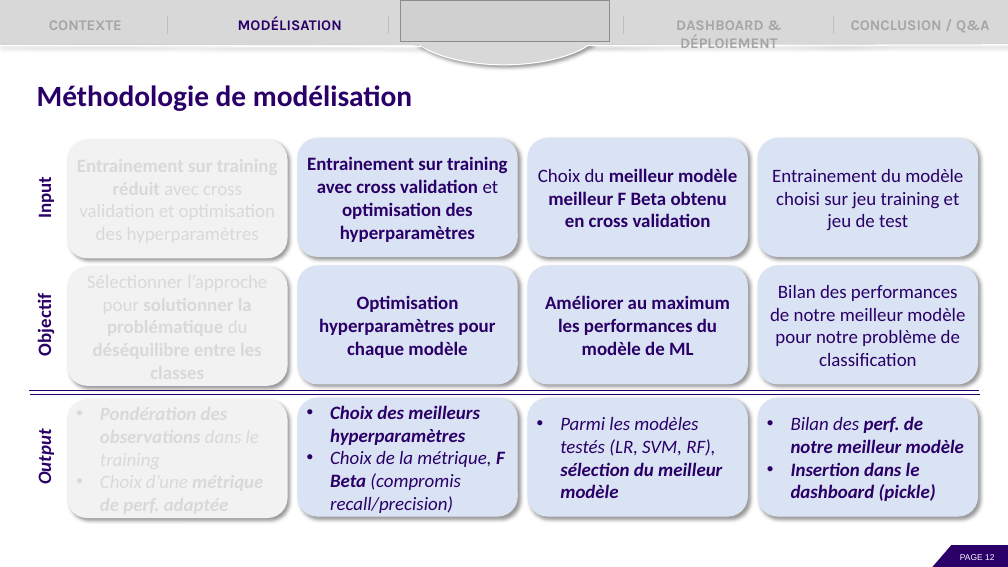
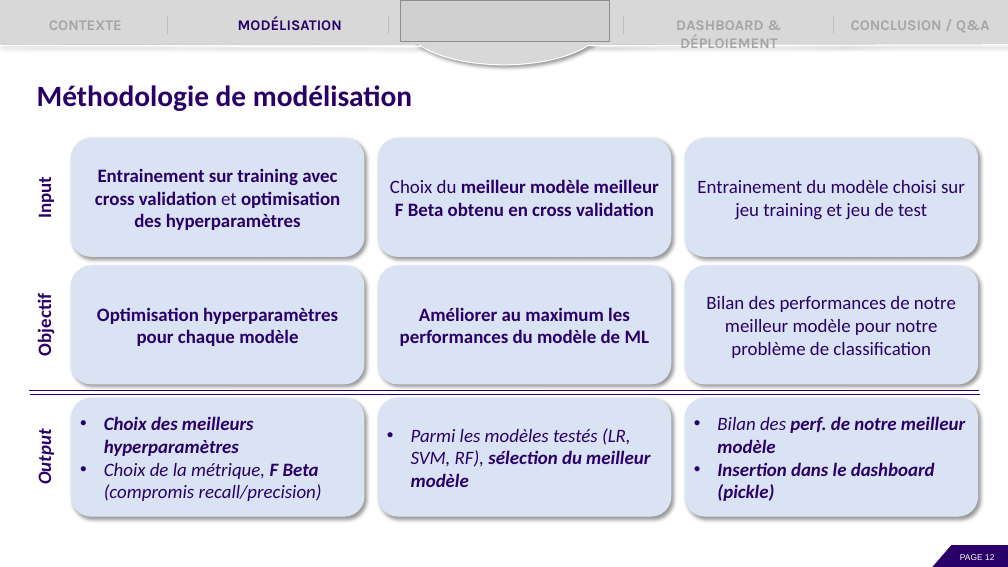
Before and after one commit to EtudiantOC2/implement_scoring_model_v2, a slide deck: slide 12 of evaluation/P7_Presentation.pptx. Drawn at 1008x567 pixels with LibreOffice and Linux fonts; fonts in the diff are those of the drawing; grey boxes stand for pictures. Boxes give left, top, right and bottom in pixels: in the first picture for what was removed or moved away, otherwise in the second. Text is boxed around its words. In the diff, an @@ line names an element or a change of style, - is before the commit and + after.

```diff
--- a/evaluation/P7_Presentation.pptx
+++ b/evaluation/P7_Presentation.pptx
@@ rounded rectangle removed at <box>67,140,287,258</box> @@
@@ rounded rectangle "Entrainement sur training avec cross ...": place and size @@
-rounded rectangle "Entrainement sur training avec cross ..." at <box>298,138,517,256</box>
+rounded rectangle "Entrainement sur training avec cross ..." at <box>71,138,364,256</box>
@@ rounded rectangle "Choix du meilleur modèle meilleur ...": place and size @@
-rounded rectangle "Choix du meilleur modèle meilleur ..." at <box>528,138,747,256</box>
+rounded rectangle "Choix du meilleur modèle meilleur ..." at <box>378,138,671,256</box>
@@ rounded rectangle "Entrainement du modèle choisi sur ...": place and size @@
-rounded rectangle "Entrainement du modèle choisi sur ..." at <box>758,138,978,256</box>
+rounded rectangle "Entrainement du modèle choisi sur ..." at <box>685,138,978,256</box>
@@ rounded rectangle removed at <box>67,268,287,386</box> @@
@@ rounded rectangle "Optimisation hyperparamètres pour chaque modèle": place and size @@
-rounded rectangle "Optimisation hyperparamètres pour chaque modèle" at <box>298,266,517,384</box>
+rounded rectangle "Optimisation hyperparamètres pour chaque modèle" at <box>71,266,364,384</box>
@@ rounded rectangle "Améliorer au maximum les performances ...": place and size @@
-rounded rectangle "Améliorer au maximum les performances ..." at <box>528,266,747,384</box>
+rounded rectangle "Améliorer au maximum les performances ..." at <box>378,266,671,384</box>
@@ rounded rectangle "Bilan des performances de notre ...": place and size @@
-rounded rectangle "Bilan des performances de notre ..." at <box>758,266,978,384</box>
+rounded rectangle "Bilan des performances de notre ..." at <box>685,266,978,384</box>
@@ rounded rectangle removed at <box>67,400,287,518</box> @@
@@ rounded rectangle "Choix des meilleurs hyperparamètres": place and size @@
-rounded rectangle "Choix des meilleurs hyperparamètres" at <box>298,399,517,516</box>
+rounded rectangle "Choix des meilleurs hyperparamètres" at <box>71,399,364,516</box>
@@ rounded rectangle "Parmi les modèles testés (LR, ...": place and size @@
-rounded rectangle "Parmi les modèles testés (LR, ..." at <box>528,399,747,516</box>
+rounded rectangle "Parmi les modèles testés (LR, ..." at <box>378,399,671,516</box>
@@ rounded rectangle "Bilan des perf. de notre ...": place and size @@
-rounded rectangle "Bilan des perf. de notre ..." at <box>758,399,978,516</box>
+rounded rectangle "Bilan des perf. de notre ..." at <box>685,399,978,516</box>
```
Also in this commit, not shown: 8 other slides changed, 1 slide added, 8 other files.
